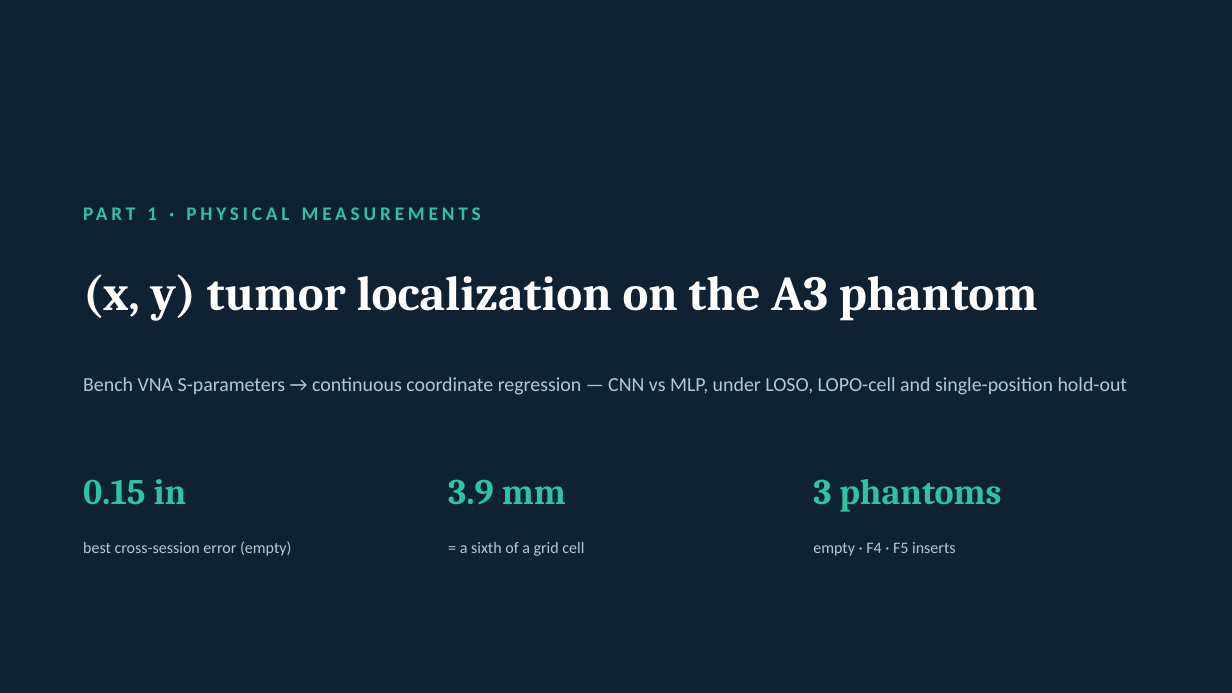
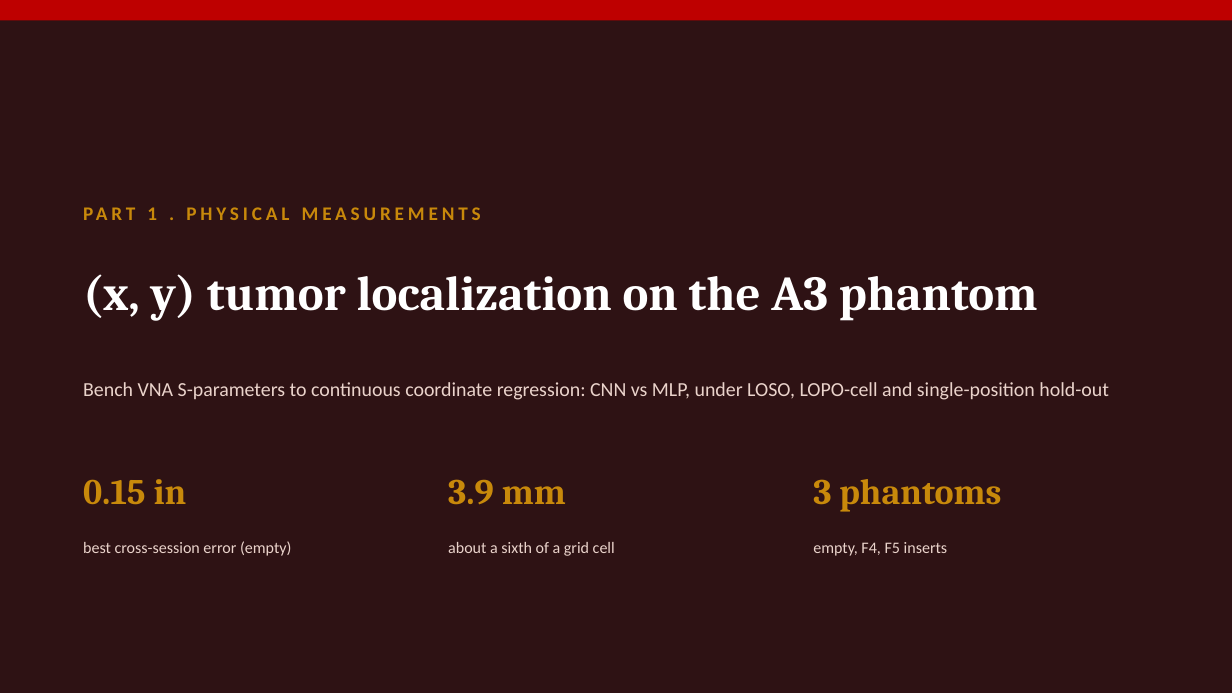
Before and after one commit to pmart1534/microwave-phantom-localization-cnn-mlp, a slide deck: slide 1 of regression_deck/Deck1_Measured_Regression.pptx. Drawn at 1232x693 pixels with LibreOffice and Linux fonts; fonts in the diff are those of the drawing. Boxes give left, top, right and bottom in pixels: in the first picture for what was removed or moved away, otherwise in the second. Text is boxed around its words. In the diff, an @@ line names an element or a change of style, - is before the commit and + after.

```diff
--- a/regression_deck/Deck1_Measured_Regression.pptx
+++ b/regression_deck/Deck1_Measured_Regression.pptx
@@ background #0E2233 to #2E1214 @@
@@ rectangle added at <box>0,0,1232,20</box>, fill #BE0000 @@
@@ text at <box>147,207,157,220</box>: text changed; text colour #2CC4A3 to #C8890B @@
-PART 1 · PHYSICAL MEASUREMENTS
+PART 1 . PHYSICAL MEASUREMENTS
@@ text at <box>83,382,1109,400</box>: text changed; text colour #AECBD6 to #EAD3CB @@
-Bench VNA S-parameters → continuous coordinate regression — CNN vs MLP, under LOSO, LOPO-cell and single-position hold-out
+Bench VNA S-parameters to continuous coordinate regression: CNN vs MLP, under LOSO, LOPO-cell and single-position hold-out
@@ text colour #2CC4A3 to #C8890B in 3 elements at <box>83,479,187,505</box>, <box>448,479,566,504</box>, <box>813,479,1001,512</box> @@
@@ text "best cross-session error (empty)" at <box>83,541,291,556</box>: text colour #AECBD6 to #EAD3CB @@
@@ text at <box>448,542,615,556</box>: text changed; text colour #AECBD6 to #EAD3CB @@
-= a sixth of a grid cell
+about a sixth of a grid cell
@@ text at <box>813,542,948,556</box>: text changed; text colour #AECBD6 to #EAD3CB @@
-empty · F4 · F5 inserts
+empty, F4, F5 inserts
```
Also in this commit, not shown: 10 other slides changed, 2 slides added, 12 other files.
